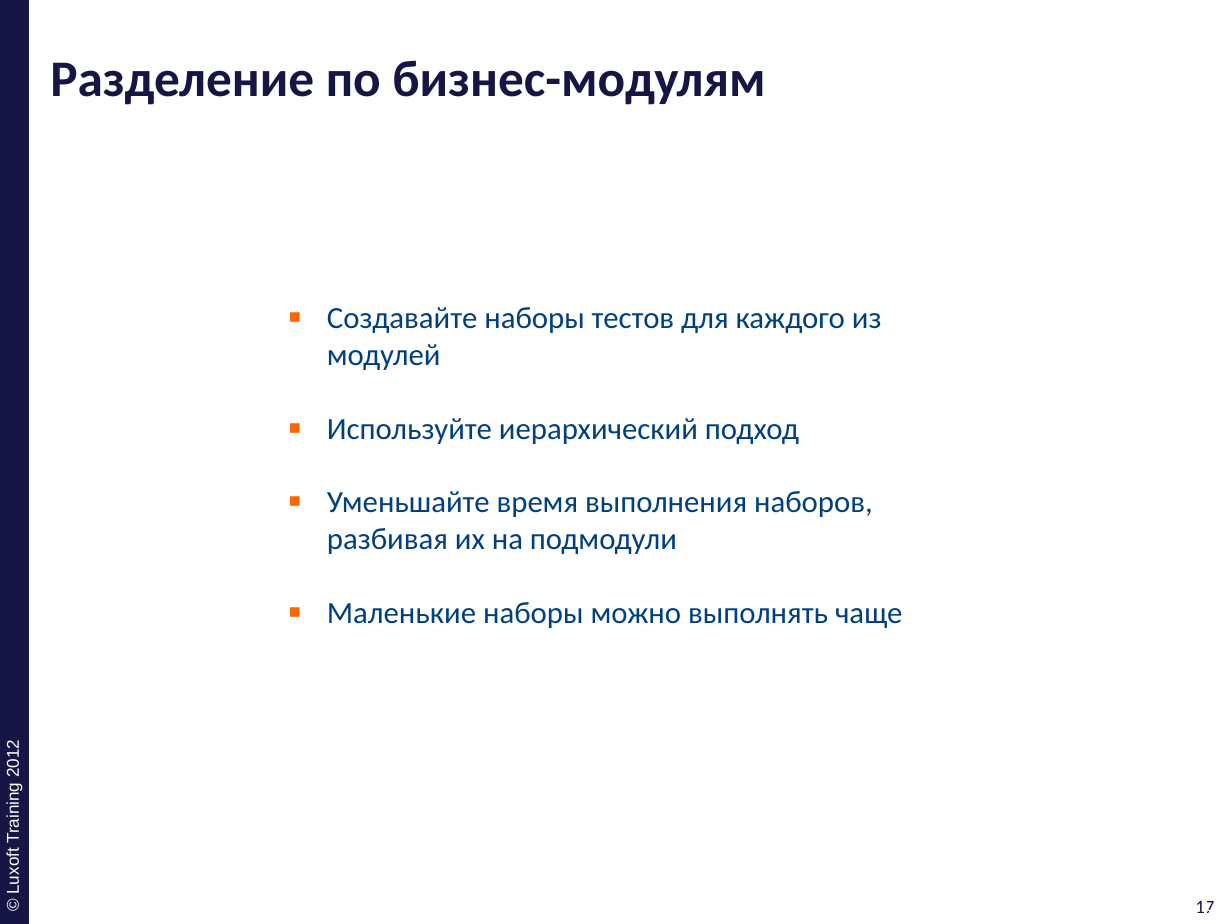
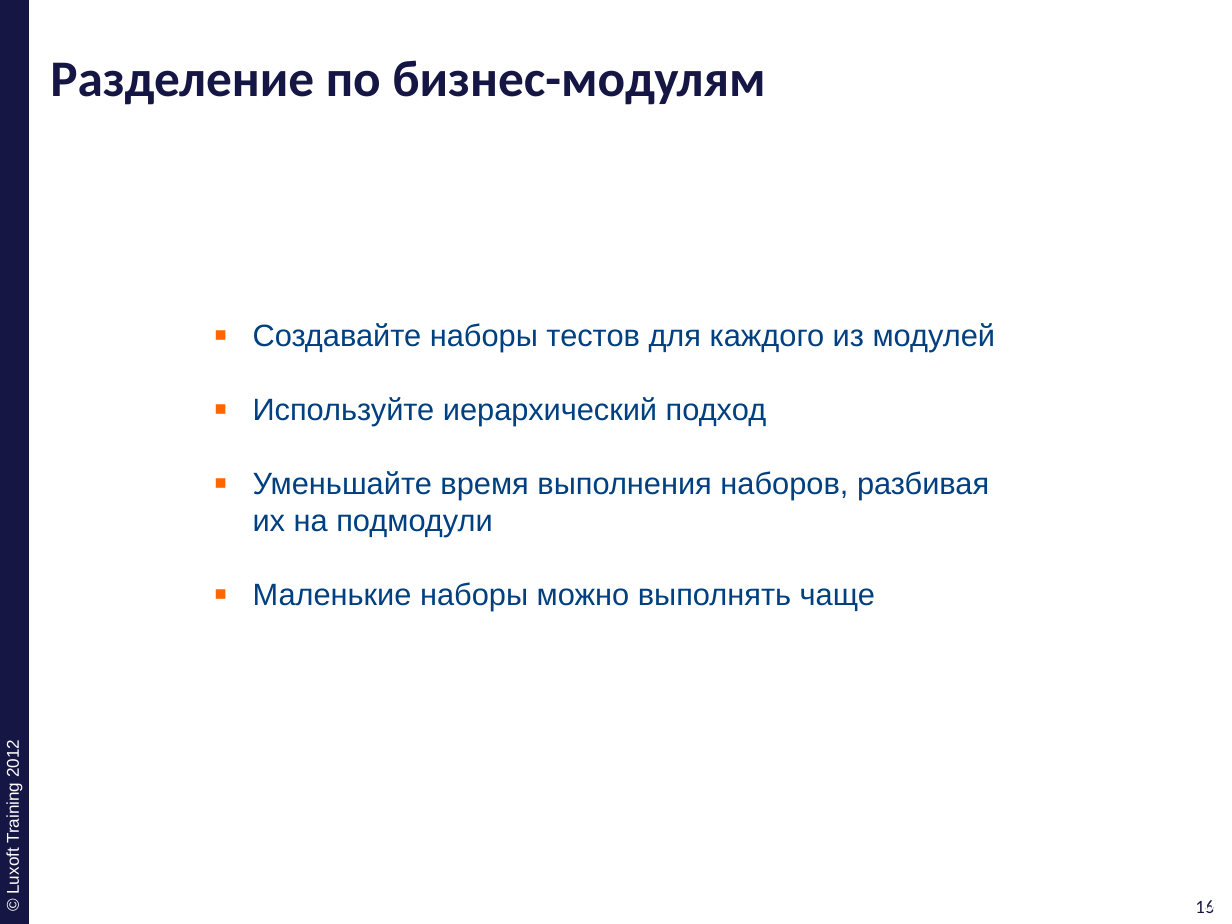
Before and after one commit to ivan-dyachenko/Trainings, a slide deck: slide 16 of Test Driven Development/materials/pptx/11. TDD-Best-Practice.pptx (slide 17 before the commit). Drawn at 1232x924 pixels with LibreOffice and Linux fonts; fonts in the diff are those of the drawing; background and template pictures are left out. Boxes give left, top, right and bottom in pixels: in the first picture for what was removed or moved away, otherwise in the second. Text is boxed around its words. In the diff, an @@ line names an element or a change of style, - is before the commit and + after.

```diff
--- a/Test Driven Development/materials/pptx/11. TDD-Best-Practice.pptx
+++ b/Test Driven Development/materials/pptx/11. TDD-Best-Practice.pptx
@@ text "Создавайте наборы тестов для каждого ...": place and size @@
-text "Создавайте наборы тестов для каждого ..." at [327,307,902,628]
+text "Создавайте наборы тестов для каждого ..." at [253,323,996,611]
@@ text "Создавайте наборы тестов для каждого ..." at [253,323,996,611]: font Calibri to Arial @@
@@ page number at [1195,900,1214,913]: text changed @@
-17
+16
@@ page number at [1201,900,1220,913]: text changed @@
-17
+16
```
Also in this commit, not shown: 15 other slides changed, 1 slide removed.
